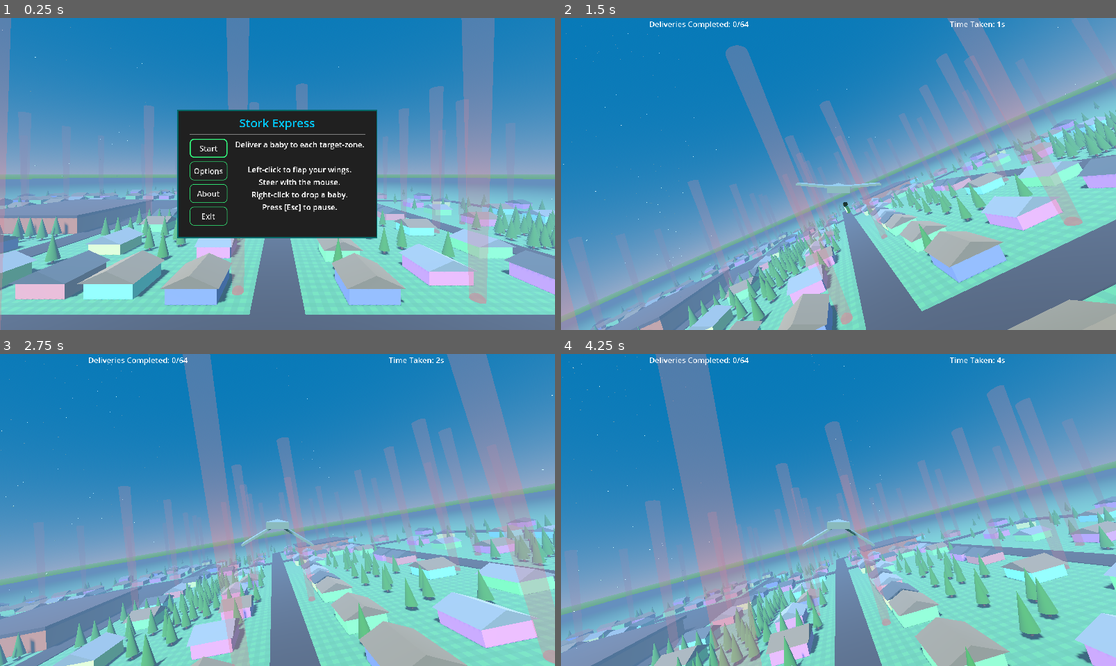
Above: before the commit, frames 1-4 (two rows, left to right).
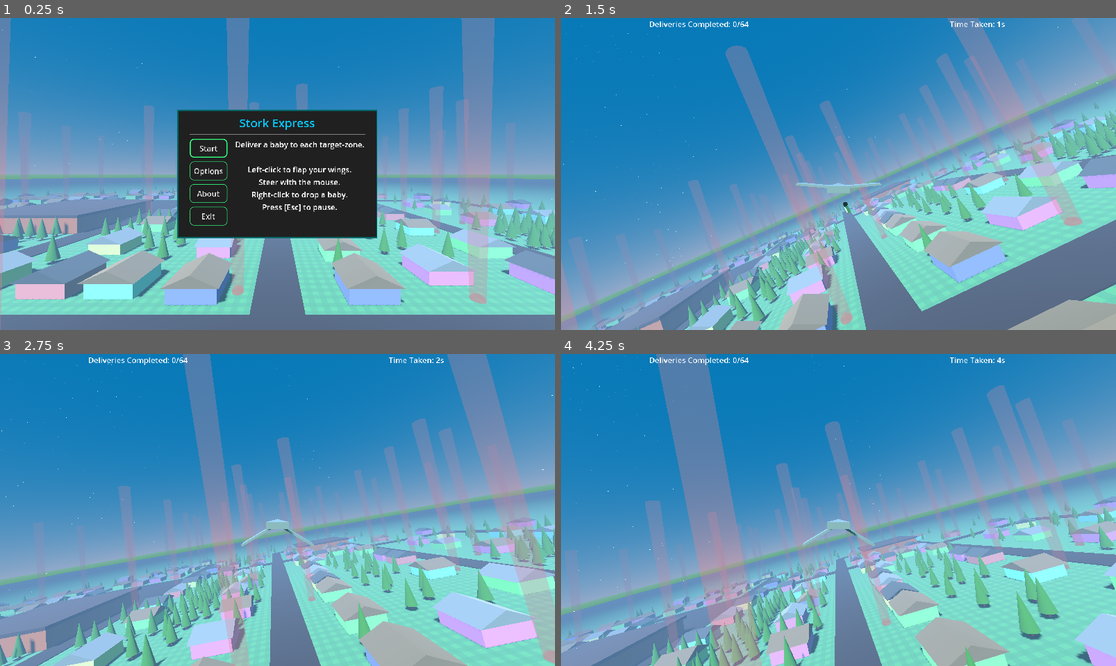
Above: after the commit, the same moments.

Repository: pizzasgood/StorkExpress_LD53
Game: Godot game, scene res://TitleScreen.tscn
Same seed, same stepped clock (60 frames per second), same inputs: the game is played once before the commit and once after it.
Inputs (mouse positions are in pixels of both pictures, inside the frame that each line leads up to):
- Up to frame 1 (0.25 s): no input
- Up to frame 2 (1.5 s): click "Start" at 0.5 s; move the mouse to (866, 174) at 1.27 s; right-click (866, 174) at 1.35 s
- Up to frame 3 (2.75 s): tap Space (flap) at 1.52, 1.82, 2.27, 2.57 s; move the mouse to (249, 510) at 2.02 s; right-click (249, 510) at 2.1 s
- Up to frame 4 (4.25 s): move the mouse to (849, 503) at 2.77 s; right-click (849, 503) at 2.85 s; move the mouse to (832, 516) at 3.52 s; right-click (832, 516) at 3.6 s; tap Space (flap) at 3.77, 4.07 s

The runs differ from the first frame. In frame 1, 0.1% of the frame differs, in the area x 0-100%, y 0-97%; in frame 2, 0.1%; in frame 3, 0.1%; in frame 4, 0.2%, in the area x 15-100%, y 0-100%.

Commit message:
Simplify round geometries

Diff:
--- a/entities/PineTree.tscn
+++ b/entities/PineTree.tscn
@@ -10,6 +10,8 @@
 top_radius = 0.2
 bottom_radius = 0.25
 height = 1.0
+radial_segments = 16
+rings = 1
 
 [sub_resource type="StandardMaterial3D" id="StandardMaterial3D_5msgy"]
 albedo_color = Color(0.196078, 0.517647, 0, 1)
@@ -19,6 +21,8 @@
 top_radius = 0.0
 bottom_radius = 1.25
 height = 6.0
+radial_segments = 16
+rings = 1
 
 [node name="PineTree" type="StaticBody3D"]
 
--- a/entities/Target.tscn
+++ b/entities/Target.tscn
@@ -16,6 +16,8 @@
 material = SubResource("StandardMaterial3D_wn7v0")
 radius = 1.0
 height = 2.0
+radial_segments = 16
+rings = 16
 
 [sub_resource type="StandardMaterial3D" id="StandardMaterial3D_wpqvj"]
 transparency = 1
@@ -28,6 +30,8 @@
 top_radius = 2.0
 bottom_radius = 1.0
 height = 50.0
+radial_segments = 16
+rings = 1
 
 [node name="Target" type="Area3D" groups=["incomplete_targets", "targets"]]
 script = ExtResource("1_vlhpq")
--- a/entities/TownHall.tscn
+++ b/entities/TownHall.tscn
@@ -52,6 +52,8 @@
 top_radius = 1.0
 bottom_radius = 1.0
 height = 15.0
+radial_segments = 16
+rings = 1
 
 [node name="TownHall" type="StaticBody3D"]
 
